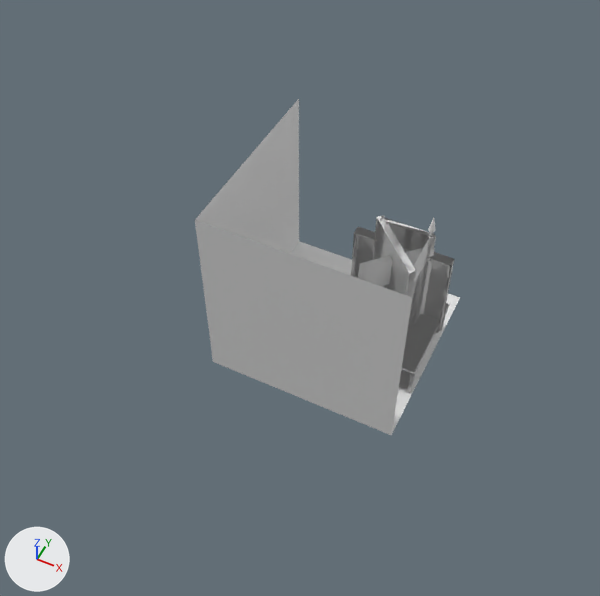
A saved change to the glTF model resources/models/models.glb.
Rendered twice from a camera (50 mm lens) standing at (3.34, -10.63, 13.78) and looking at (-1.56, -0.84, 1.55). The axes (+X, +Y, +Z) are drawn at lower left. The lights are the same throughout. Where no turn or scale is listed for an object, it has been applied to the vertices.

Names of what the first picture shows: 'Cube', 'Double_Window.Bake', 'Table.8Places.Bake', 'Wall_Diagonal.Up.Extended_End.Inside'.
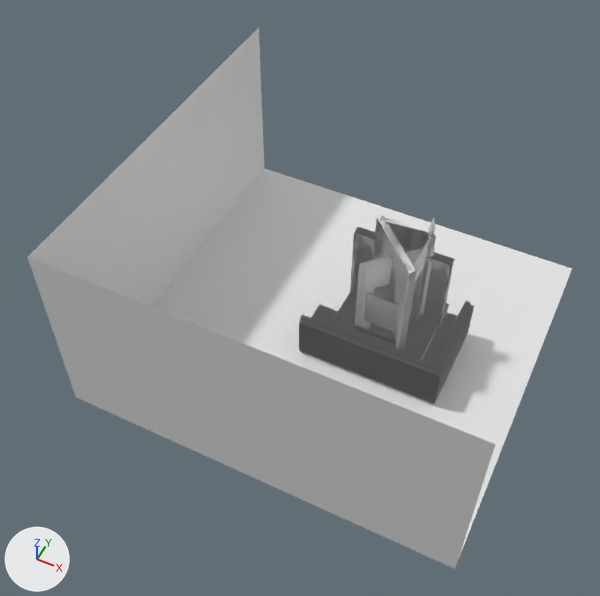
Commit message: adding L couch

Location of each change, (x1, y1, x2, y2) in pixels of the pictures (600 x 596 px):
'Cube', rescaled (105% wider, 61% taller)
    before: (195, 99, 460, 435)
    after: (27, 28, 572, 569)
'L_Couch', added
    after: (299, 301, 474, 404)

What changed in the scene script:
```text
Add me_cube_002:
    me_cube_002.from_pydata(...)  # 164 vertices, 280 faces; spans x -1.53..1.5, y -1.0..1.02, z 0.0..1.03
Change ob_cube:
    ob_cube.scale: (2.0, 2.0, 2.0) -> (4.0, 4.0, 2.0)
Add ob_l_couch:
    ob_l_couch = bpy.data.objects.new('L_Couch', me_cube_002)
    ob_l_couch.location = (0.0, 0.0, 0.0)
```
